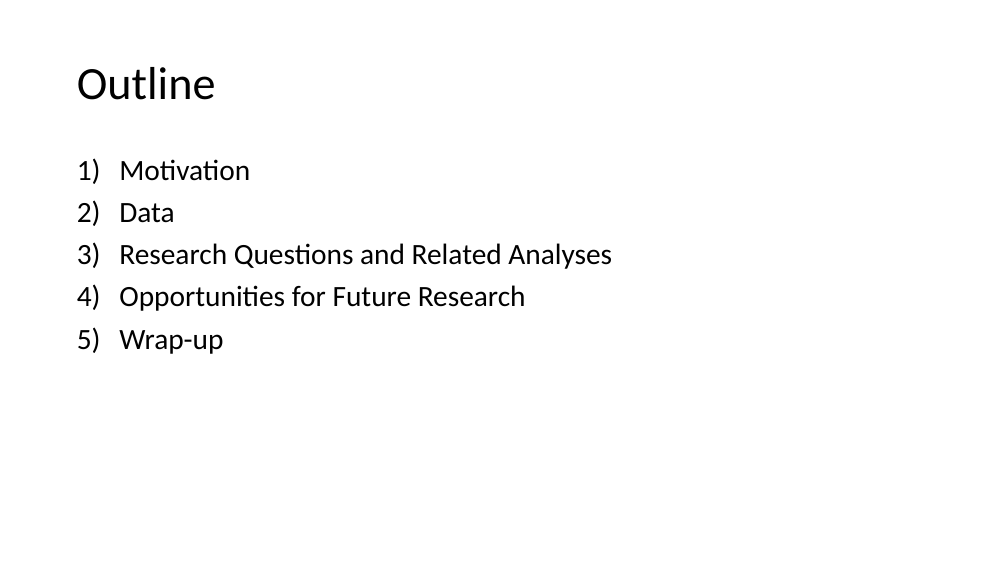
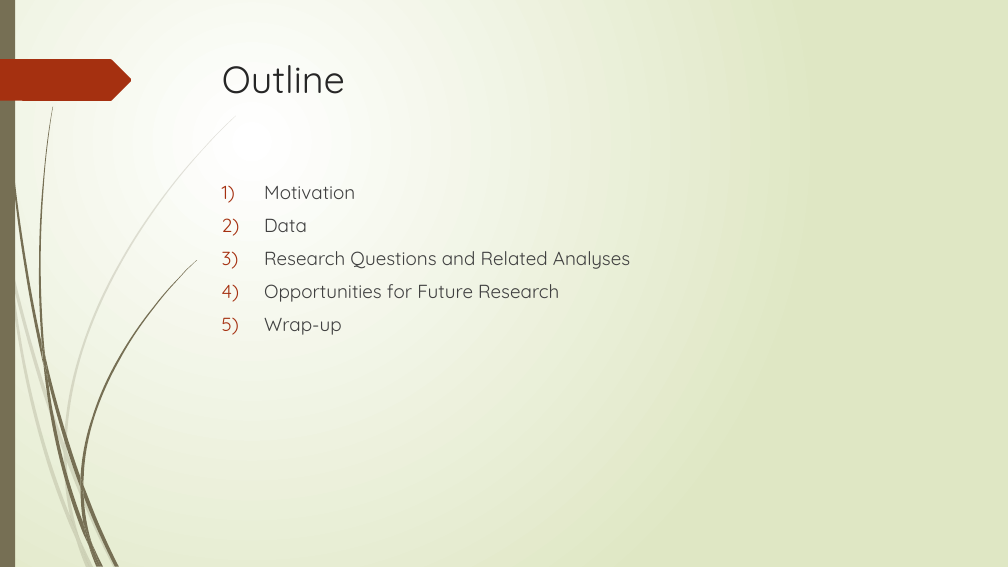
Before and after one commit to arifyali/50-percent-Chance-of-Awesome, a slide deck: slide 2 of Combined Slidedeck.pptx. Drawn at 1008x567 pixels with LibreOffice and Linux fonts; fonts in the diff are those of the drawing. Boxes give left, top, right and bottom in pixels: in the first picture for what was removed or moved away, otherwise in the second. Text is boxed around its words. In the diff, an @@ line names an element or a change of style, - is before the commit and + after.

```diff
--- a/Combined Slidedeck.pptx
+++ b/Combined Slidedeck.pptx
@@ background #FFFFFF to gradient #FFFFFF to #DFE8C4 @@
@@ rectangle added at box(0, 0, 15, 567), fill #766F54 @@
@@ freeform shape added at box(0, 59, 132, 101), fill #A53010 @@
@@ title "Outline": place and size @@
-title "Outline" at box(77, 67, 216, 100)
+title "Outline" at box(222, 65, 345, 94)
@@ title "Outline" at box(222, 65, 345, 94): size 44 to 36 pt, font Calibri to Quicksand, text colour #000000 to #262626; line spacing 0.9 to 1; vertical alignment middle to top @@
@@ text "Motivation": place and size @@
-text "Motivation" at box(119, 159, 612, 354)
+text "Motivation" at box(264, 186, 630, 335)
@@ text "Motivation" at box(264, 186, 630, 335): size 28 to 18 pt, font Calibri to Quicksand, text colour #000000 to #404040; line spacing 0.9 to 1 @@
@@ group added at box(0, 116, 236, 567): 10 freeform shapes @@
@@ group added at box(2, 0, 197, 567): 12 freeform shapes @@
```
Also in this commit, not shown: 27 other slides changed, 8 other files.
